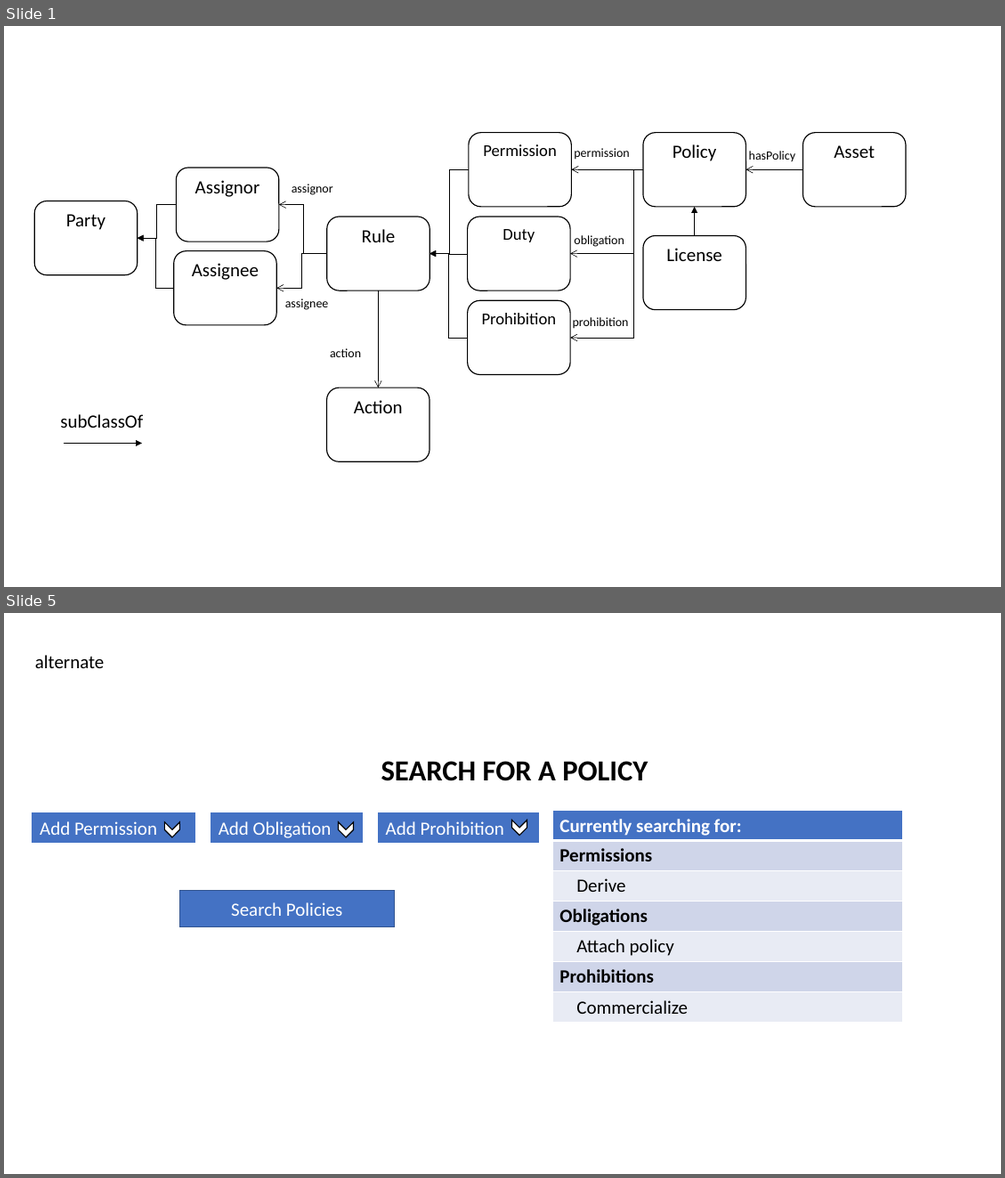
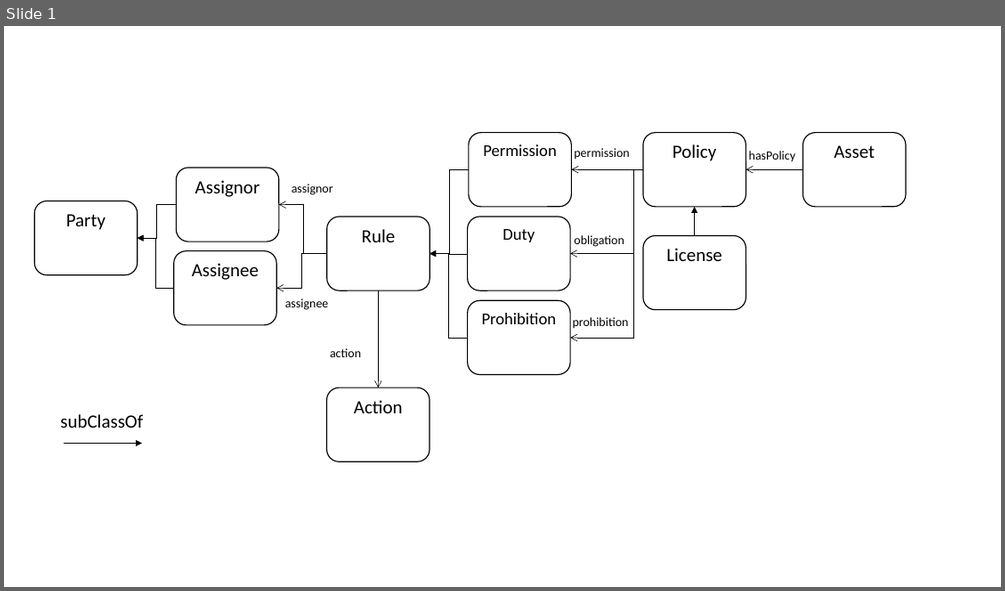
Before and after one commit to CSIRO-enviro-informatics/licences-catalogue, a slide deck: _docs/DataModel.pptx. Shown one above the other, each under a label of ours: slides 1 and 5 before the commit, slide 1 after it; the slides between them are not shown. The pictures are 1005x1178 and 1005x591 pixels, drawn with LibreOffice and Linux fonts; fonts in the diff are those of the drawing. Boxes give left, top, right and bottom in pixels: in the first picture for what was removed or moved away, otherwise in the second. Text is boxed around its words. In the diff, an @@ line names an element or a change of style, - is before the commit and + after.

```diff
--- a/_docs/DataModel.pptx
+++ b/_docs/DataModel.pptx
@@ slide 5 removed at [4,613,1001,1174], background #FFFFFF @@
@@ text removed at [35,655,105,668] @@
-alternate
@@ text removed at [381,761,647,781] @@
-SEARCH FOR A POLICY
@@ rectangle removed at [32,812,195,843] @@
-Add Permission
@@ chevron removed at [165,822,179,837] @@
@@ rectangle removed at [211,812,363,843] @@
-Add Obligation
@@ chevron removed at [339,822,353,837] @@
@@ rectangle removed at [379,812,539,843] @@
-Add Prohibition
@@ chevron removed at [512,820,526,835] @@
@@ table removed at [552,811,903,1022], 7 rows, 1 columns @@
-Currently searching for:
-Permissions
-Derive
-Obligations
-Attach policy
-Prohibitions
-Commercialize
@@ rectangle removed at [179,891,395,927] @@
-Search Policies
```
Also in this commit, not shown: 2 slides changed, 3 other slides removed, 11 other files.
